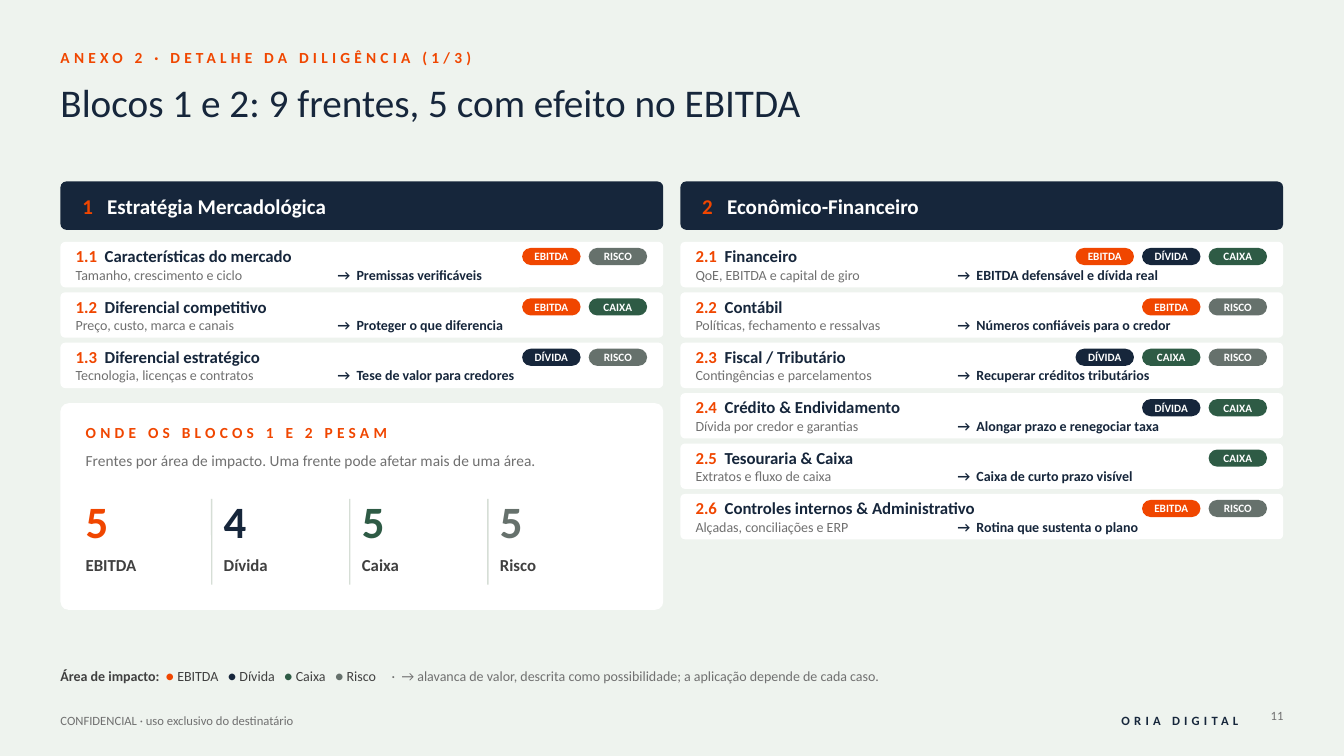
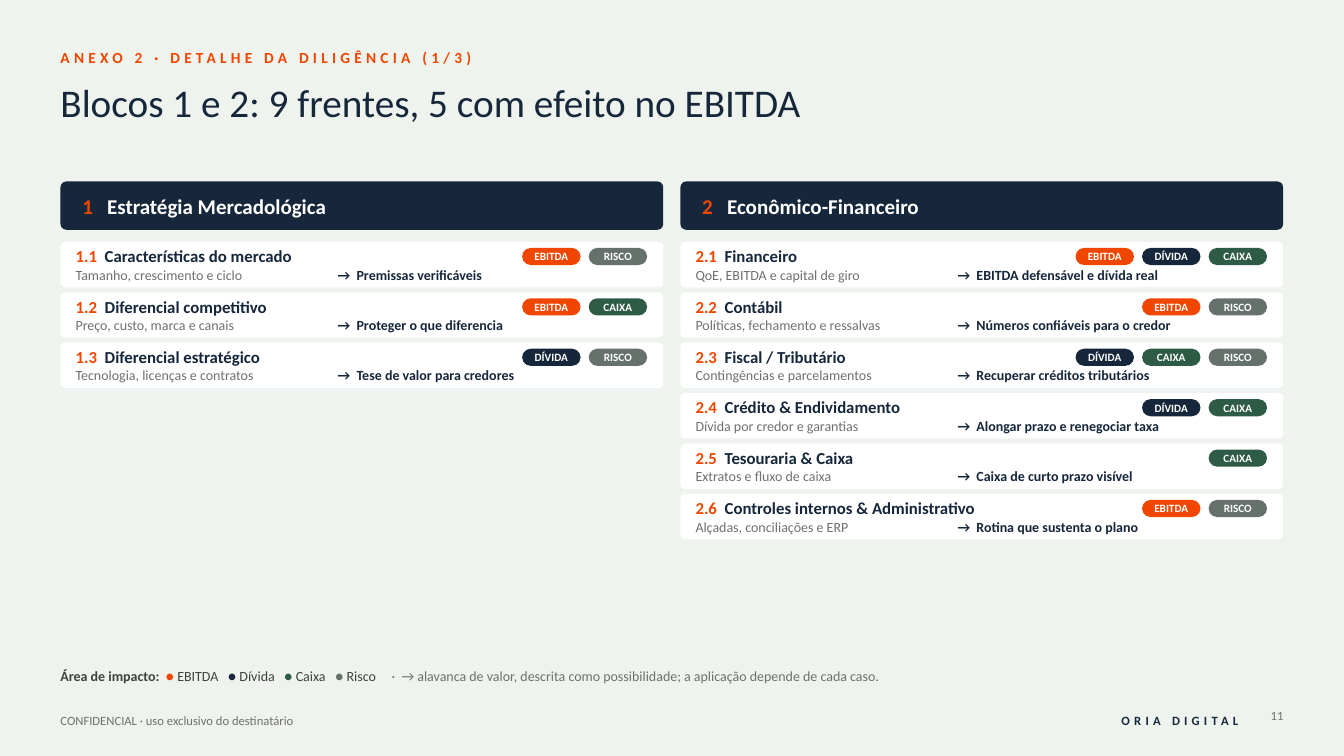
Before and after one commit to rodrigovaroto-wq/Oria-Digital, a slide deck: slide 11 of Apresentações/Business Plan Oria Digital/1_entrega/Business_Plan_Oria_Digital_v3.pptx. Drawn at 1344x756 pixels with LibreOffice and Linux fonts; fonts in the diff are those of the drawing. Boxes give left, top, right and bottom in pixels: in the first picture for what was removed or moved away, otherwise in the second. Text is boxed around its words. In the diff, an @@ line names an element or a change of style, - is before the commit and + after.

```diff
--- a/Apresentações/Business Plan Oria Digital/1_entrega/Business_Plan_Oria_Digital_v3.pptx
+++ b/Apresentações/Business Plan Oria Digital/1_entrega/Business_Plan_Oria_Digital_v3.pptx
@@ rounded rectangle removed at bbox=[60, 403, 663, 610] @@
@@ text removed at bbox=[86, 428, 387, 438] @@
-ONDE OS BLOCOS 1 E 2 PESAM
@@ text removed at bbox=[86, 455, 536, 469] @@
-Frentes por área de impacto. Uma frente pode afetar mais de uma área.
@@ text removed at bbox=[86, 509, 109, 539] @@
-5
@@ line removed from (212, 499) to (212, 585) @@
@@ text removed at bbox=[224, 509, 247, 538] @@
-4
@@ line removed from (350, 499) to (350, 585) @@
@@ text removed at bbox=[362, 509, 385, 539] @@
-5
@@ line removed from (488, 499) to (488, 585) @@
@@ text removed at bbox=[500, 509, 523, 539] @@
-5
@@ text removed at bbox=[86, 560, 137, 571] @@
-EBITDA
@@ text removed at bbox=[224, 559, 268, 571] @@
-Dívida
@@ text removed at bbox=[362, 559, 399, 571] @@
-Caixa
@@ text removed at bbox=[500, 559, 536, 571] @@
-Risco
```
Also in this commit, not shown: 9 other slides changed, 19 other files.
